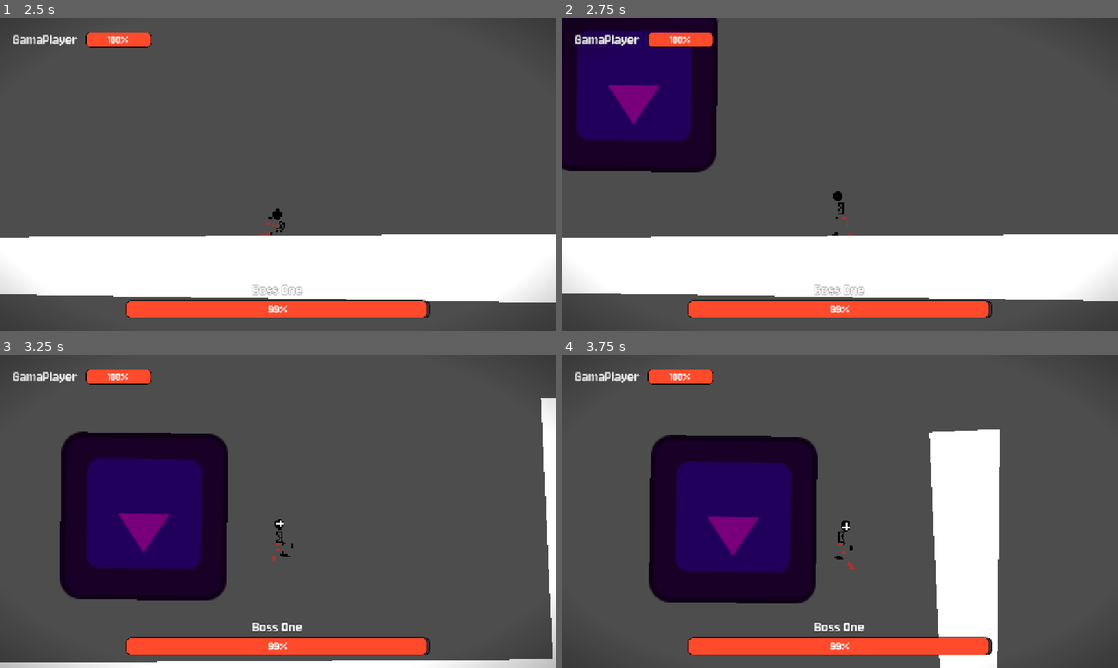
Above: before the commit, frames 1-4 (two rows, left to right).
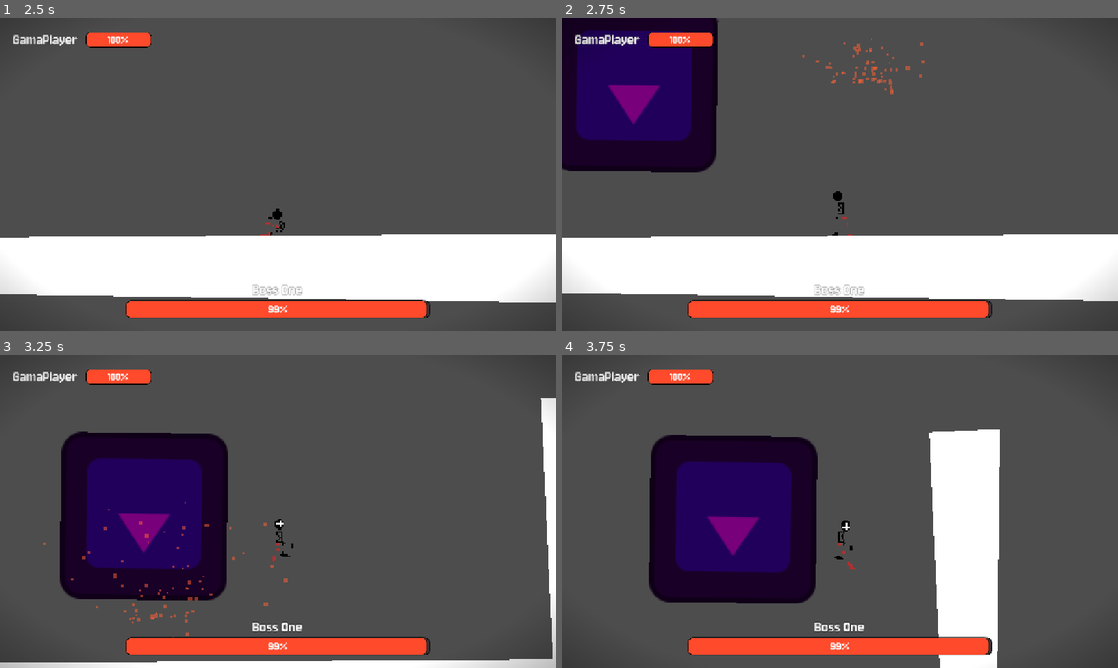
Above: after the commit, the same moments.

Repository: Jeremy-81/GamaBanda
Game: Godot game, scene res://scenes/boss_fight.tscn
The game is run twice, just before and just after one commit, with the same random seed, the same clock (stepped at 60 frames per second) and the same inputs. This scene is started directly instead of the project's main scene. The engine's default icon, where the game draws it, is replaced by a stand-in: a white triangle on a blue panel in a dark square.
Inputs (mouse positions are in pixels of both pictures, inside the frame that each line leads up to):
- Up to frame 1 (2.5 s): move the mouse to (400, 158) at 0.52 s; press the mouse at (400, 158) at 0.53 s; hold D (go_right) 0.53-2.03 s; tap Space (jump) at 0.77, 1.52 s; move the mouse to (166, 190) at 1.27 s; release the mouse at (166, 190) at 1.28 s; click (166, 190) at 1.35 s; move the mouse to (333, 105) at 2.02 s; press the mouse at (333, 105) at 2.03 s; hold A (go_left) from 2.03 s (still down); tap Shift (dash) at 2.1 s
- Up to frame 2 (2.75 s): keep holding A (go_left)
- Up to frame 3 (3.25 s): move the mouse to (250, 574) at 2.77 s; release A (go_left) at 2.78 s; release the mouse at (250, 574) at 2.78 s; hold D (go_right) from 2.78 s (still down); click (250, 574) at 2.85 s; tap Space (jump) at 3.02 s
- Up to frame 4 (3.75 s): keep holding D (go_right); move the mouse to (1006, 558) at 3.52 s; press the mouse at (1006, 558) at 3.53 s

Frame 1 is identical in both runs. In frame 2, 0.3% of the frame differs, in the area x 43-66%, y 6-25%; in frame 3, 0.3%, in the area x 7-52%, y 46-91%; in frame 4, nothing differs.

Commit message:
Boss blood

Diff:
--- a/scenes/menu/menu.tscn
+++ b/scenes/menu/menu.tscn
@@ -52,7 +52,7 @@
 [node name="VBoxContainer" type="VBoxContainer" parent="MarginContainer/HBoxContainer/VBoxContainer" unique_id=112595923]
 layout_mode = 2
 size_flags_horizontal = 4
-theme_override_constants/separation = 50
+theme_override_constants/separation = 17
 alignment = 1
 
 [node name="Play" type="Button" parent="MarginContainer/HBoxContainer/VBoxContainer/VBoxContainer" unique_id=993924126]
--- a/scenes/objects/boss/boss.gd
+++ b/scenes/objects/boss/boss.gd
@@ -11,6 +11,7 @@
 @export var player : Node
 
 @onready var sprite_2d: Sprite2D = $Sprite2D
+@onready var hit_paritcules: GPUParticles2D = $HitParitcules
 
 var in_range: bool = false
 
@@ -35,6 +36,7 @@
 		take_damage(amount)
 
 func take_damage(amount: float) -> void:
+	hit_paritcules.restart()
 	hp -= amount
 	if hp < 0.0:
 		hp = 0.0
--- a/scenes/objects/boss/boss.tscn
+++ b/scenes/objects/boss/boss.tscn
@@ -6,6 +6,24 @@
 
 [sub_resource type="RectangleShape2D" id="RectangleShape2D_4e6rw"]
 size = Vector2(363.75, 369)
+
+[sub_resource type="Gradient" id="Gradient_0a575"]
+offsets = PackedFloat32Array(1)
+colors = PackedColorArray(1, 0.38431373, 0.20392157, 0.5176471)
+
+[sub_resource type="GradientTexture2D" id="GradientTexture2D_4e6rw"]
+gradient = SubResource("Gradient_0a575")
+width = 16
+height = 16
+
+[sub_resource type="ParticleProcessMaterial" id="ParticleProcessMaterial_dnwl1"]
+particle_flag_disable_z = true
+direction = Vector3(0, -1, 0)
+spread = 70.0
+initial_velocity_max = 414.28998
+gravity = Vector3(0, 1000, 0)
+scale_min = 0.19999999
+scale_max = 0.59999996
 
 [node name="Boss" type="CharacterBody2D" unique_id=623795894]
 script = ExtResource("1_mar8m")
@@ -32,4 +50,14 @@
 position = Vector2(-3, -179)
 shape = SubResource("RectangleShape2D_4e6rw")
 
+[node name="HitParitcules" type="GPUParticles2D" parent="." unique_id=2020280359]
+position = Vector2(-3, -112)
+emitting = false
+amount = 70
+texture = SubResource("GradientTexture2D_4e6rw")
+one_shot = true
+explosiveness = 0.91
+randomness = 0.78
+process_material = SubResource("ParticleProcessMaterial_dnwl1")
+
 [connection signal="timeout" from="Timer" to="." method="_on_timer_timeout"]
--- a/scenes/objects/player/player.tscn
+++ b/scenes/objects/player/player.tscn
@@ -658,6 +658,8 @@
 
 [node name="Player" type="CharacterBody2D" unique_id=2105575625]
 script = ExtResource("1_g10m2")
+hp = 100.0
+player_name = "Player"
 
 [node name="AnimatedSprite" type="AnimatedSprite2D" parent="." unique_id=66283099]
 texture_filter = 3
